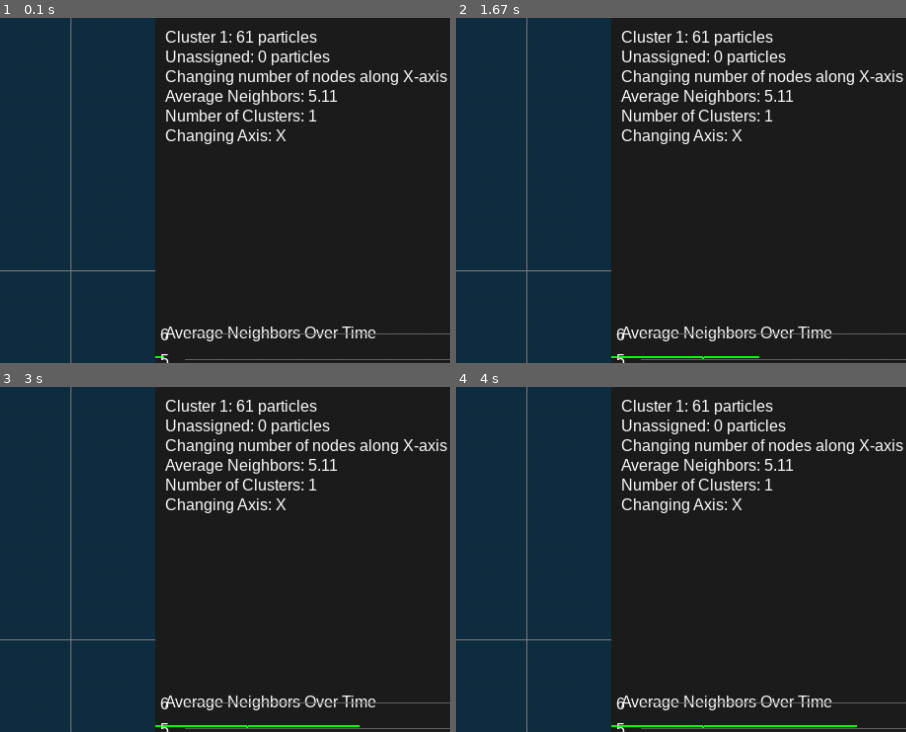
Above: before the commit, frames 1-4 (two rows, left to right).
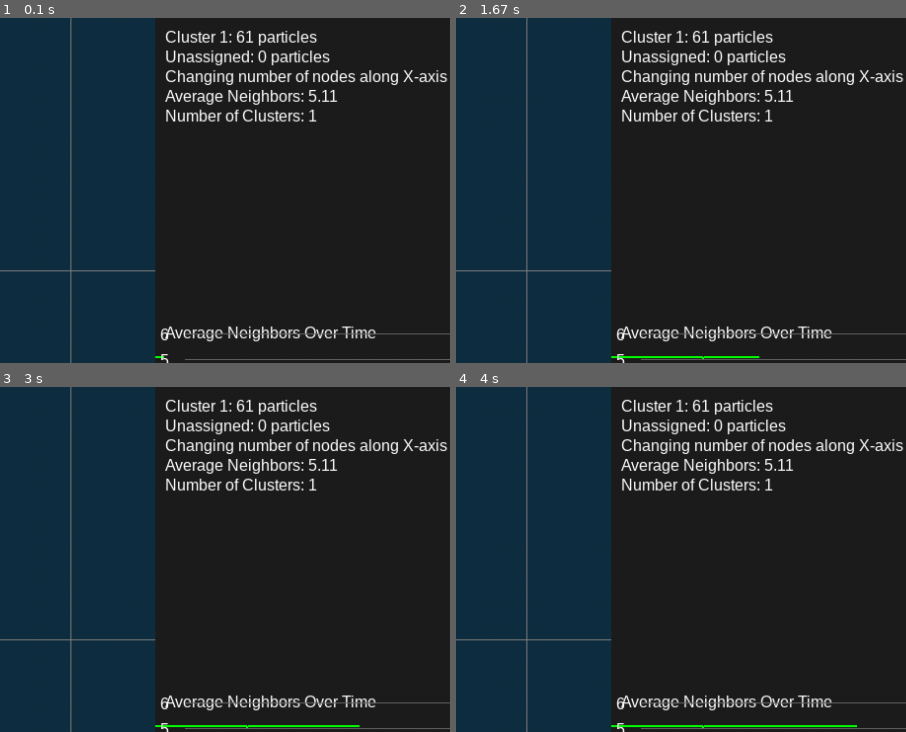
Above: after the commit, the same moments.

Repository: xabackus/AcousticPersonal
Game: pygame game, started from PyGame_Acoustics_2D_cluster_manipulation.py
Two runs of this game, one before a commit and one after it. Both use one fixed random seed, a clock stepped at 60 frames per second and the inputs below.
Inputs:
- Up to frame 1 (0.1 s): no input
- Up to frame 2 (1.67 s): tap G at 0.33 s
- Up to frame 3 (3 s): tap Space at 1.67, 2.07, 2.37, 2.57, 2.9 s
- Up to frame 4 (4 s): tap Space at 3.2, 3.4, 3.7, 3.97 s
The pictures show only the part of the screen within x 39-89%, y 0-50%; the shares and areas given below are measured in that part.

The runs differ from the first frame. In frame 1, 0.5% of the frame differs, in the area x 36-64%, y 32-37%; in frame 2, 0.5%; in frame 3, 0.5%; in frame 4, 0.5%.

Commit message:
Update PyGame_Acoustics_2D_cluster_manipulation.py

Diff:
--- a/PyGame_Acoustics_2D_cluster_manipulation.py
+++ b/PyGame_Acoustics_2D_cluster_manipulation.py
@@ -568,12 +568,6 @@
         window.blit(num_clusters_surface, (start_x, y_pos))
         y_pos += spacing
 
-    # Display whether changing X or Y
-    if y_pos + spacing <= text_area_rect.bottom:
-        changing_axis_surface = font.render(f"Changing Axis: {'X' if xchanging else 'Y'}", True, (255, 255, 255))
-        window.blit(changing_axis_surface, (start_x, y_pos))
-        y_pos += spacing
-
     # Draw Average Neighbors Over Time Graph
     pygame.draw.rect(window, (30, 30, 30), average_graph_rect)  # Background for graph area
     data = average_neighbors_over_time
